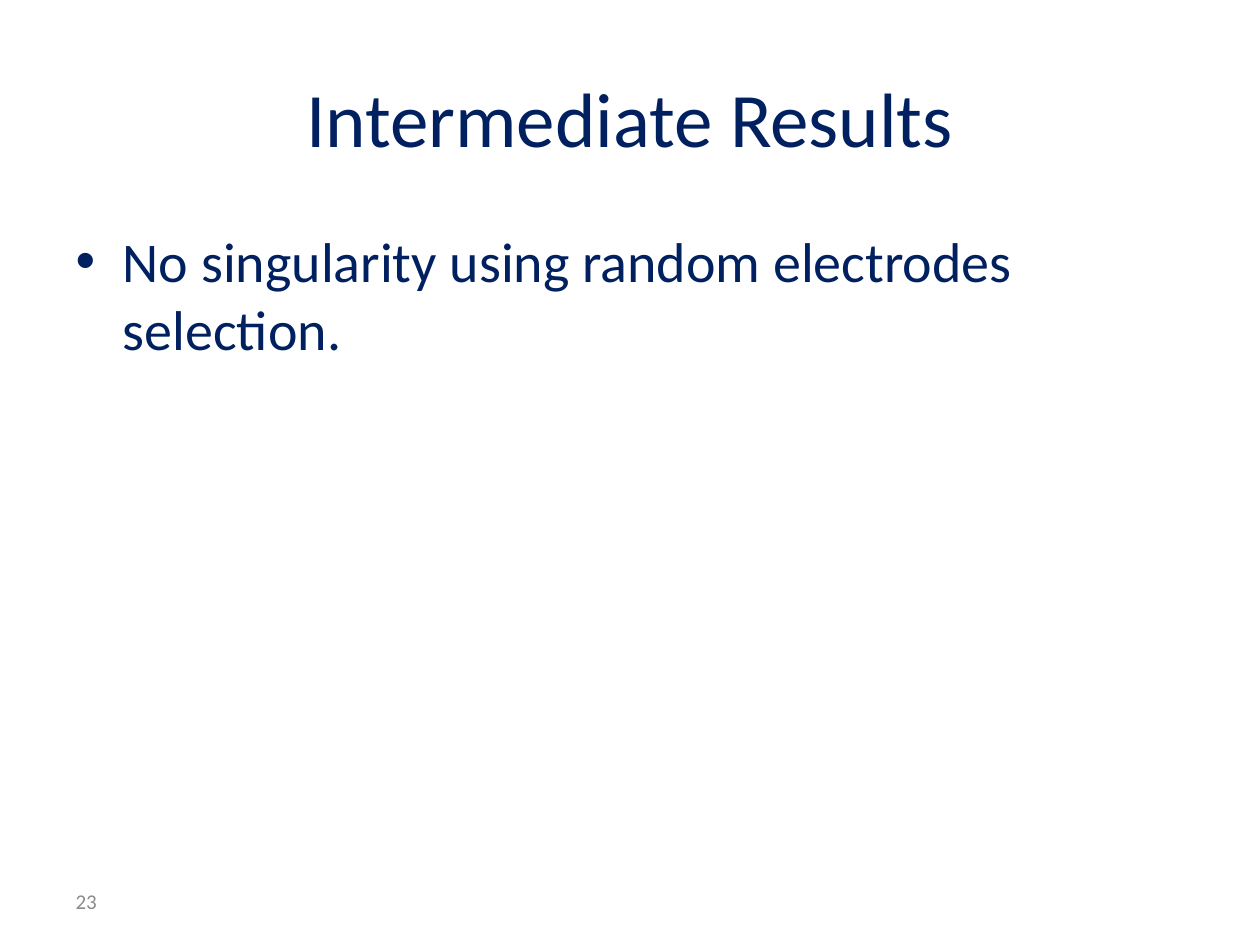
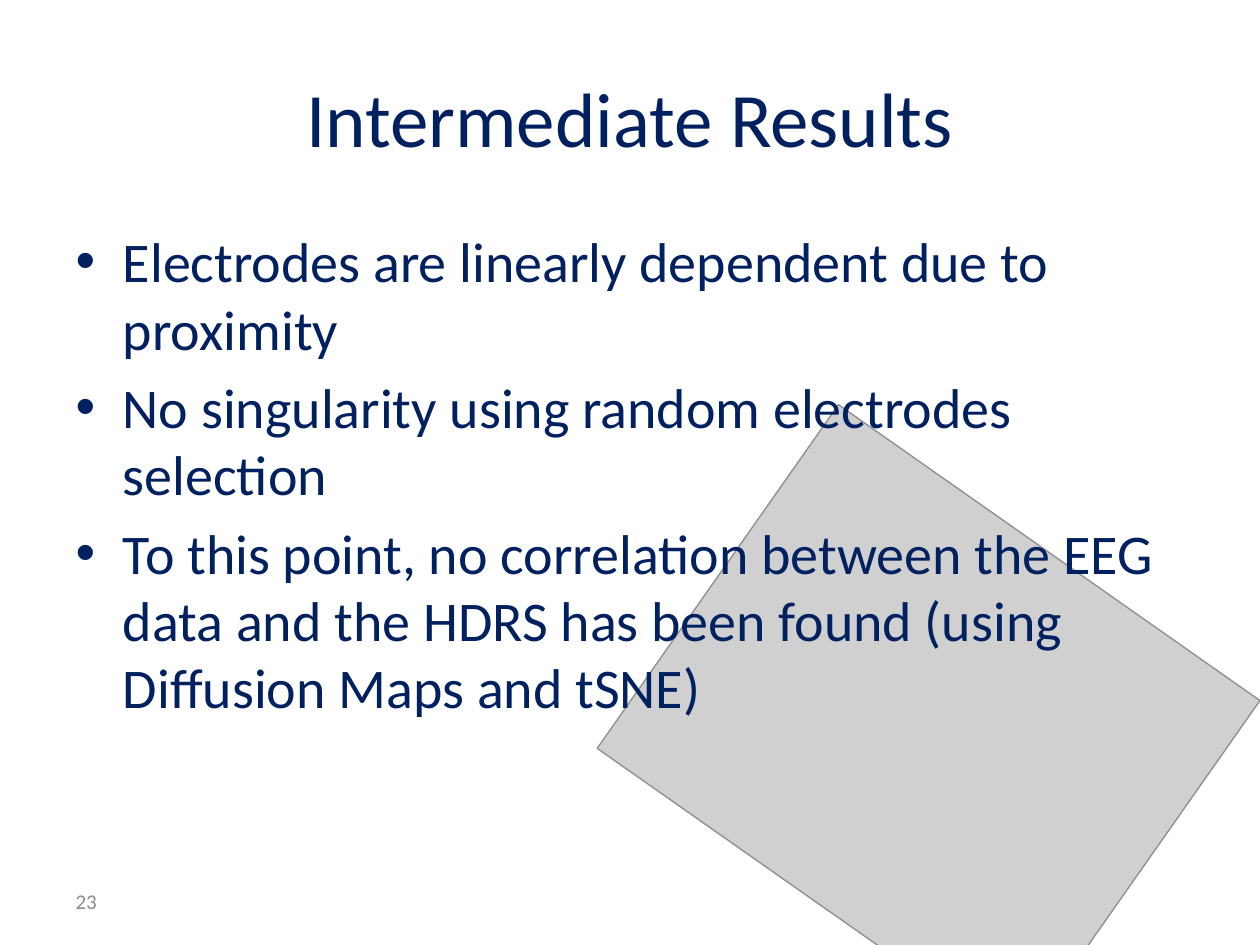
Before and after one commit to reggevlivney/BrainSway, a slide deck: slide 23 of Project_Midterm_Presentation.pptx. Drawn at 1260x945 pixels with LibreOffice and Linux fonts; fonts in the diff are those of the drawing; grey boxes stand for pictures; background and template pictures are left out. Boxes give left, top, right and bottom in pixels: in the first picture for what was removed or moved away, otherwise in the second. Text is boxed around its words. In the diff, an @@ line names an element or a change of style, - is before the commit and + after.

```diff
--- a/Project_Midterm_Presentation.pptx
+++ b/Project_Midterm_Presentation.pptx
@@ text at <box>123,243,1152,721</box>: text changed @@
-• No singularity using random electrodes selection.
+• Electrodes are linearly dependent due to proximity
+• No singularity using random electrodes selection
+• To this point, no correlation between the EEG data and the HDRS has been found (using Diffusion Maps and tSNE)
@@ picture added at <box>598,404,1260,945</box> @@
```
Also in this commit, not shown: 1 other slide changed.
